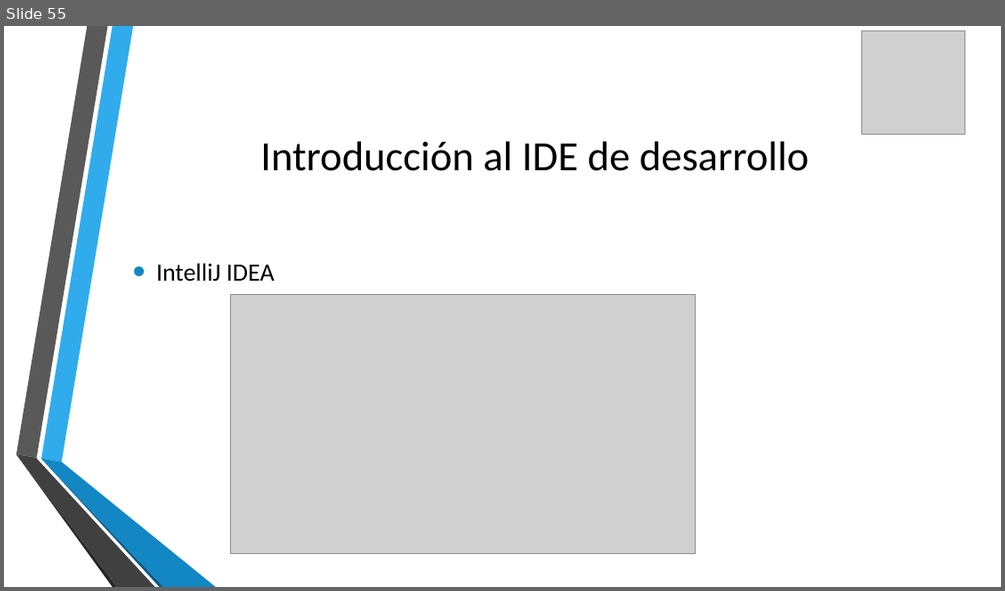
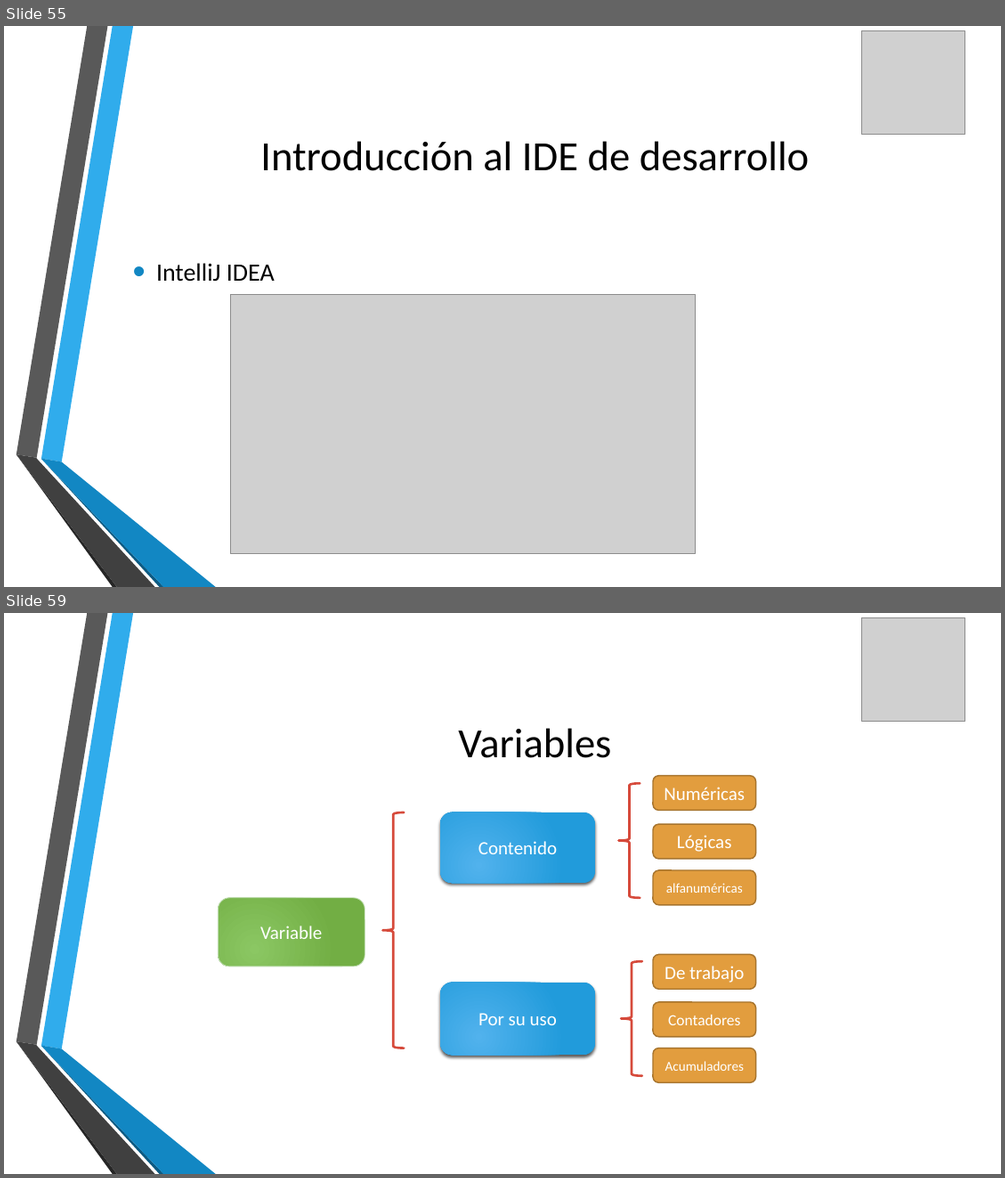
Before and after one commit to udevit/documents, a slide deck: Java_8_desde_cero.pptx. Shown one above the other, each under a label of ours: slide 55 before the commit, slides 55 and 59 after it; the slides between them are not shown. The pictures are 1005x591 and 1005x1178 pixels, drawn with LibreOffice and Linux fonts; fonts in the diff are those of the drawing; grey boxes stand for pictures; background and template pictures are left out. Boxes give left, top, right and bottom in pixels: in the first picture for what was removed or moved away, otherwise in the second. Text is boxed around its words. In the diff, an @@ line names an element or a change of style, - is before the commit and + after.

```diff
--- a/Java_8_desde_cero.pptx
+++ b/Java_8_desde_cero.pptx
@@ slide 59 added at [4,613,1001,1174], background picture (left out); not listed: 6 template elements that a slide beside it also shows @@
@@ picture added at [862,617,965,721] @@
@@ title added at [458,728,611,758], 40 pt, text #000000 @@
+Variables
@@ left brace added at [619,784,639,898], outline #D64A3B 2.25 pt @@
@@ rounded rectangle added at [653,775,756,810], fill #E29D3E, outline #A7742E 1.25 pt, 18 pt, text #FFFFFF @@
+Numéricas
@@ left brace added at [382,812,404,1048], outline #D64A3B 2.25 pt @@
@@ rounded rectangle added at [440,811,595,882], fill gradient #51B3ED to #219CDB, 18 pt, text #FFFFFF @@
+Contenido
@@ rounded rectangle added at [653,824,756,859], fill #E29D3E, outline #A7742E 1.25 pt, 18 pt, text #FFFFFF @@
+Lógicas
@@ rounded rectangle added at [653,870,756,905], fill #E29D3E, outline #A7742E 1.25 pt, 13 pt, text #FFFFFF @@
+alfanuméricas
@@ rounded rectangle added at [218,898,364,966], fill gradient #8CC764 to #72AF45, outline #C0DEB3 0.75 pt, 18 pt, text #FFFFFF @@
+Variable
@@ rounded rectangle added at [653,954,756,989], fill #E29D3E, outline #A7742E 1.25 pt, 18 pt, text #FFFFFF @@
+De trabajo
@@ rounded rectangle added at [440,982,595,1055], fill gradient #51B3ED to #219CDB, 18 pt, text #FFFFFF @@
+Por su uso
@@ left brace added at [621,962,642,1076], outline #D64A3B 2.25 pt @@
@@ rounded rectangle added at [653,1002,756,1037], fill #E29D3E, outline #A7742E 1.25 pt, 15 pt, text #FFFFFF @@
+Contadores
@@ rounded rectangle added at [653,1048,756,1083], fill #E29D3E, outline #A7742E 1.25 pt, 13 pt, text #FFFFFF @@
+Acumuladores
```
Also in this commit, not shown: 1 slide changed, 24 other slides added.
